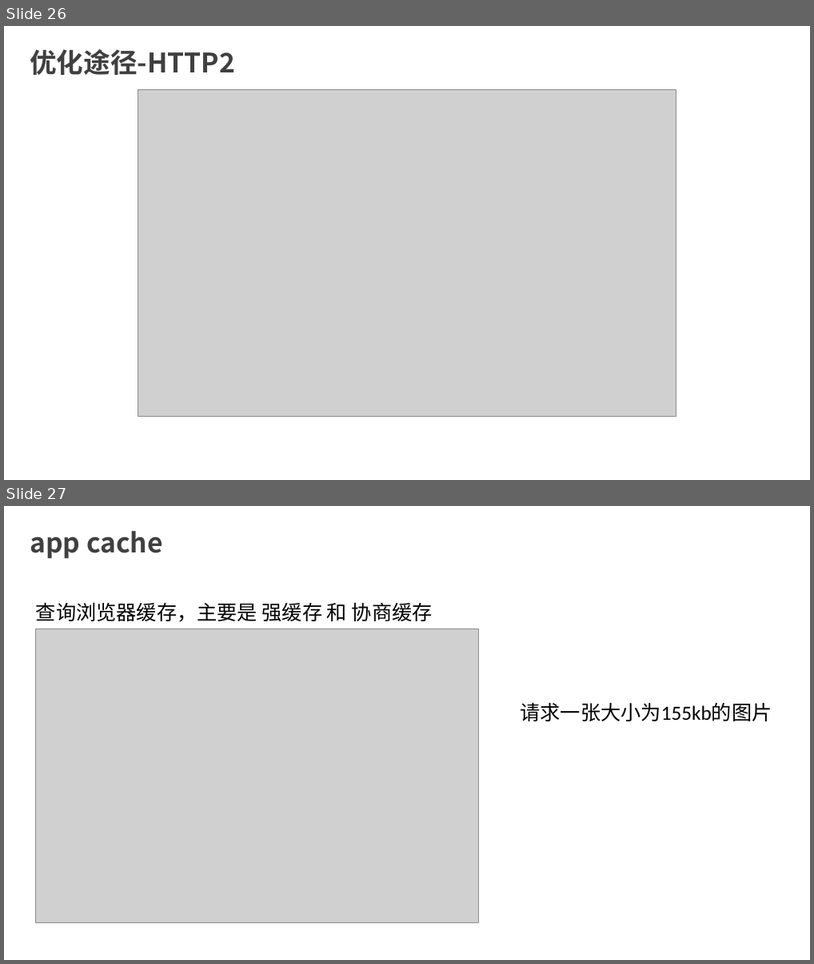
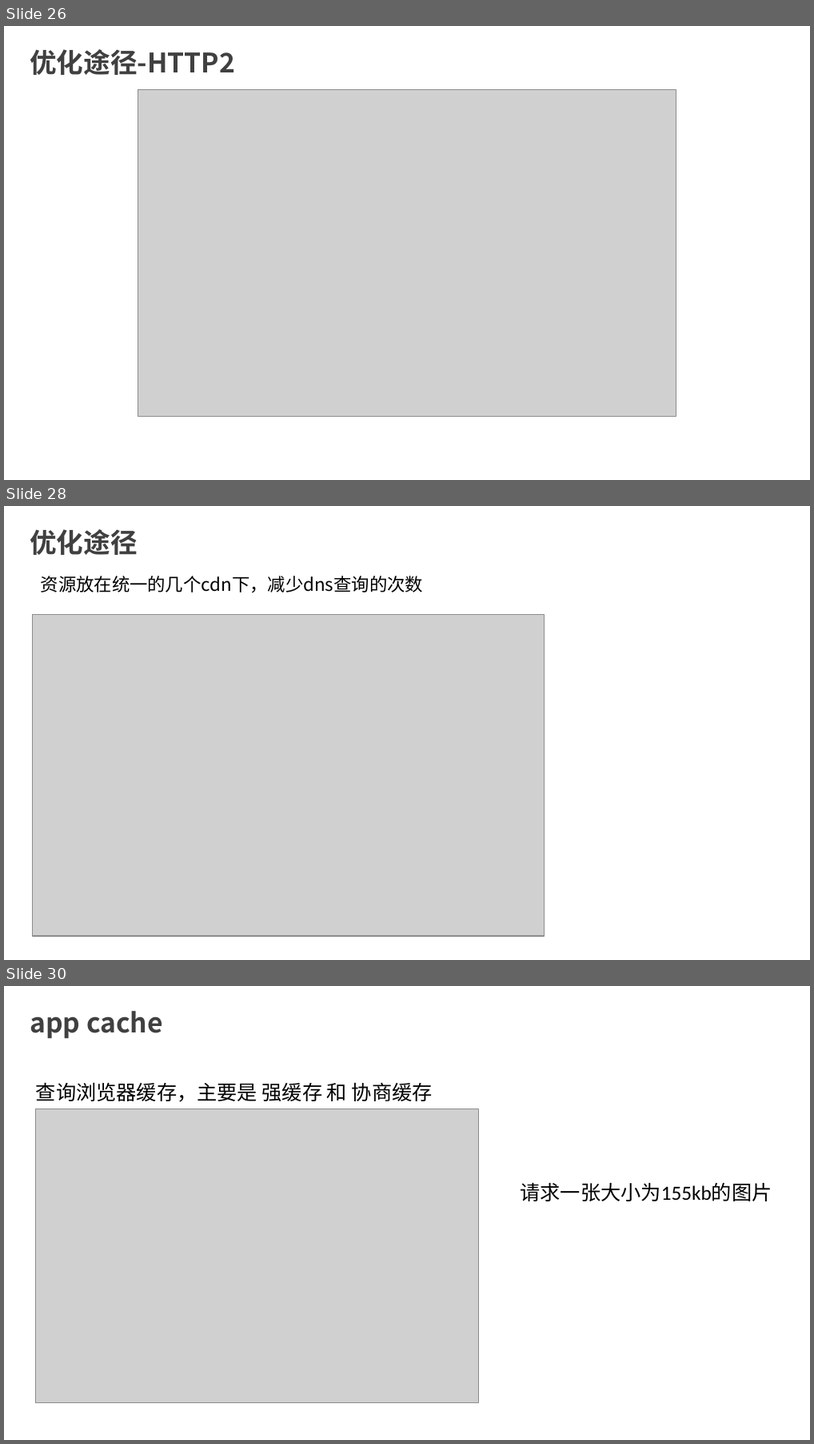
Before and after one commit to 1465799166/biye, a slide deck: 毕业设计答辩-沈家衡.pptx. Shown one above the other, each under a label of ours: slides 26 and 27 before the commit, slides 26, 28 and 30 after it; the slides between them are not shown. The pictures are 814x964 and 814x1444 pixels, drawn with LibreOffice and Linux fonts; fonts in the diff are those of the drawing; grey boxes stand for pictures. Boxes give left, top, right and bottom in pixels: in the first picture for what was removed or moved away, otherwise in the second. Text is boxed around its words. In the diff, an @@ line names an element or a change of style, - is before the commit and + after.

```diff
--- a/毕业设计答辩-沈家衡.pptx
+++ b/毕业设计答辩-沈家衡.pptx
@@ slide 28 added at (4, 506, 810, 960), background #FFFFFF @@
@@ text added at (30, 529, 137, 555), 24 pt, text #404040, bold @@
+优化途径
@@ text added at (41, 576, 423, 593), 16 pt, text #000000 @@
+资源放在统一的几个cdn下，减少dns查询的次数
@@ picture added at (33, 615, 545, 936) @@
@@ what was slide 27 is now slide 30 @@
```
Also in this commit, not shown: 2 other slides added, 2 other files.
